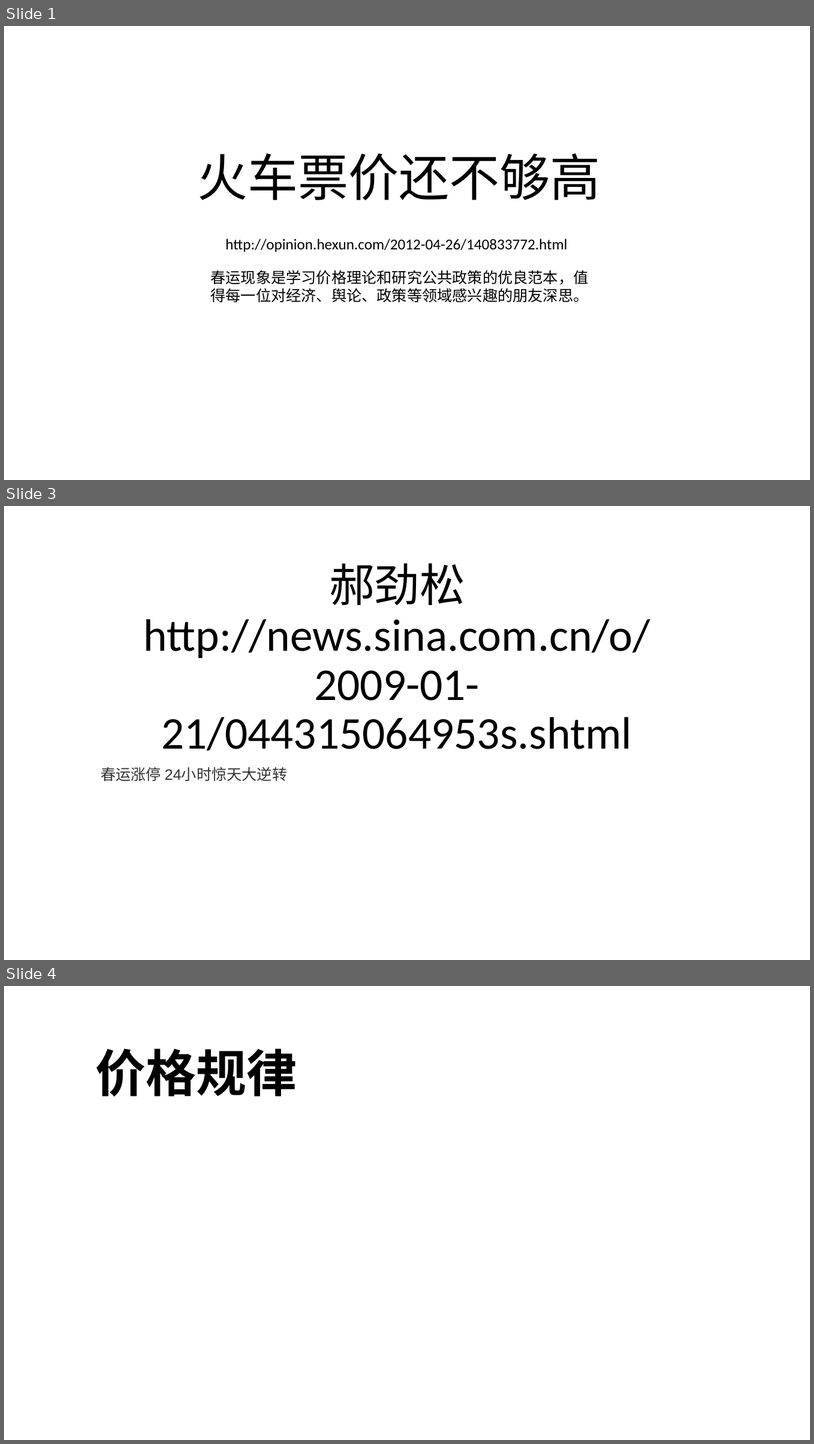
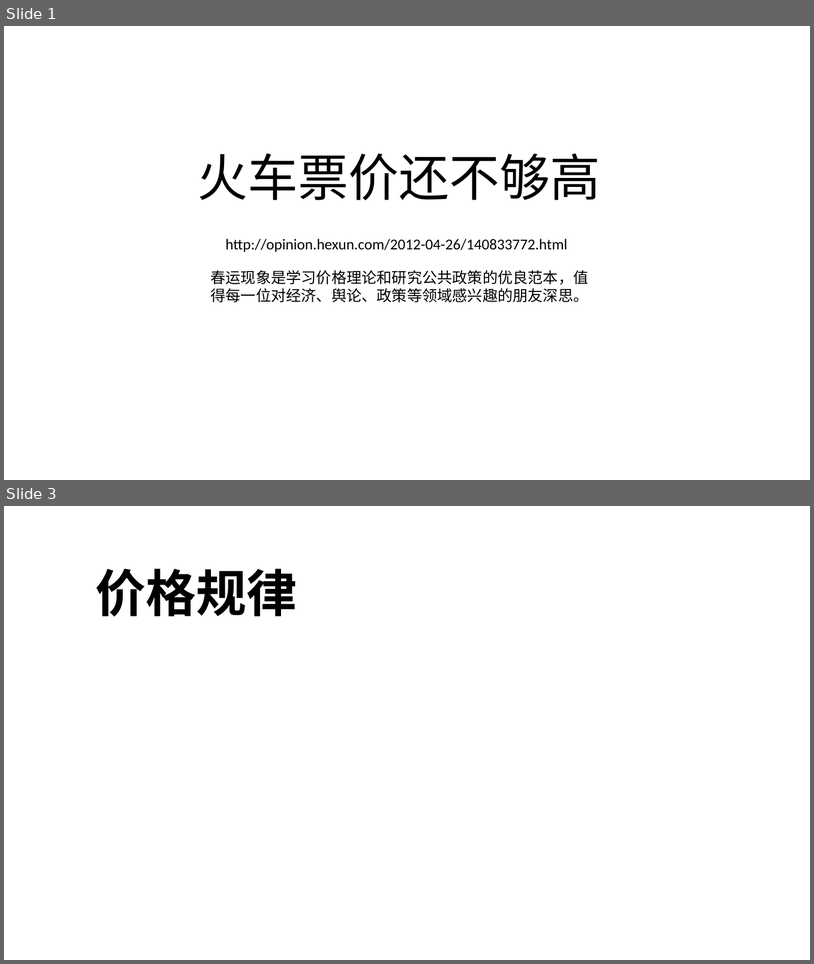
Before and after one commit to FredJiangFei/MyDocuments, a slide deck: 火车票/火车票.pptx. Shown one above the other, each under a label of ours: slides 1, 3 and 4 before the commit, slides 1 and 3 after it; the slides between them are not shown. The pictures are 814x1444 and 814x964 pixels, drawn with LibreOffice and Linux fonts; fonts in the diff are those of the drawing. Boxes give left, top, right and bottom in pixels: in the first picture for what was removed or moved away, otherwise in the second. Text is boxed around its words. In the diff, an @@ line names an element or a change of style, - is before the commit and + after.

```diff
--- a/火车票/火车票.pptx
+++ b/火车票/火车票.pptx
@@ slide 3 removed at <box>4,506,810,960</box>, background #FFFFFF @@
@@ title removed at <box>144,563,651,751</box> @@
-郝劲松
-http://news.sina.com.cn/o/2009-01-21/044315064953s.shtml
@@ text removed at <box>101,767,287,781</box> @@
-春运涨停 24小时惊天大逆转
@@ what was slide 4 is now slide 3 @@
```
Also in this commit, not shown: 3 slides changed, 7 slides added, 1 other slide removed, 1 other file.
